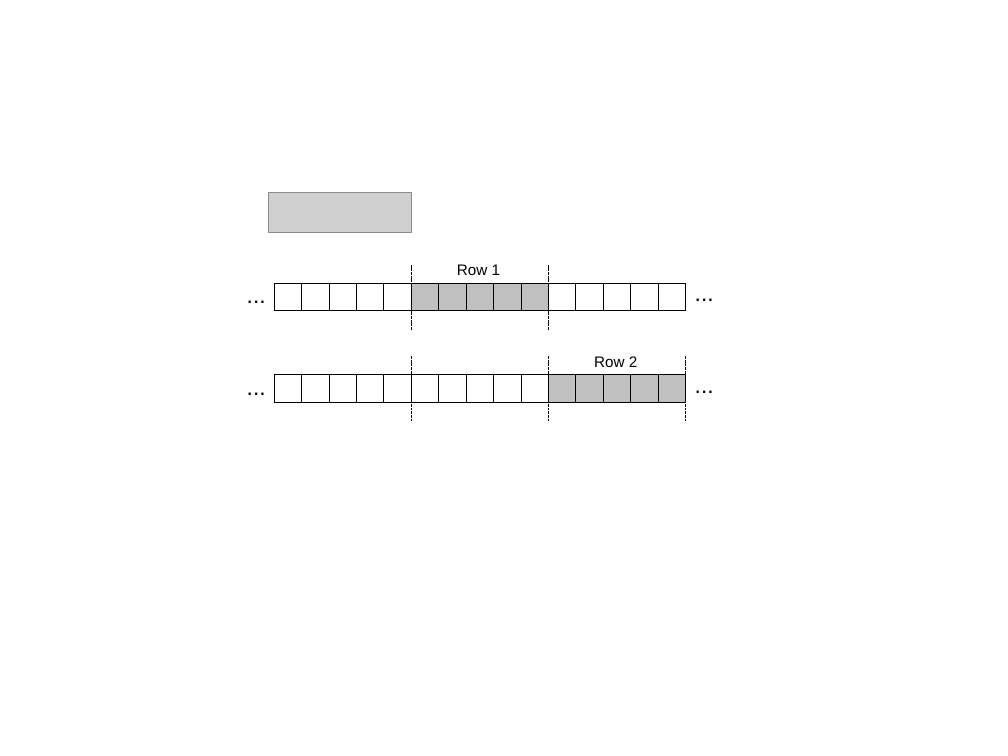
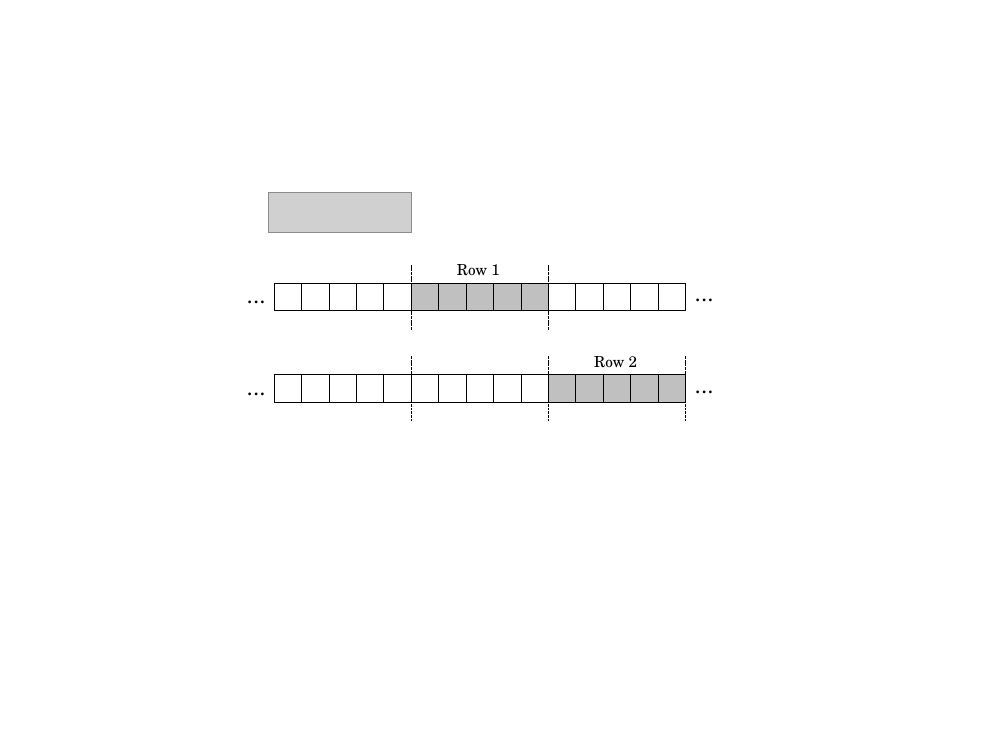
Before and after one commit to jolate/mt, a slide deck: slide 2 of diiccstyle/figs.odp. Drawn at 1008x756 pixels with LibreOffice and Linux fonts; fonts in the diff are those of the drawing; grey boxes stand for pictures; background and template pictures are left out. Boxes give left, top, right and bottom in pixels: in the first picture for what was removed or moved away, otherwise in the second. Text is boxed around its words. In the diff, an @@ line names an element or a change of style, - is before the commit and + after.

```diff
--- a/diiccstyle/figs.odp
+++ b/diiccstyle/figs.odp
@@ text "Row 1" at bbox=[457, 264, 499, 276]: font Arial to TeX Gyre Schola @@
@@ text "Row 2" at bbox=[594, 356, 637, 367]: font Arial to TeX Gyre Schola @@
```
Also in this commit, not shown: 1 other slide changed, 4 other files.
